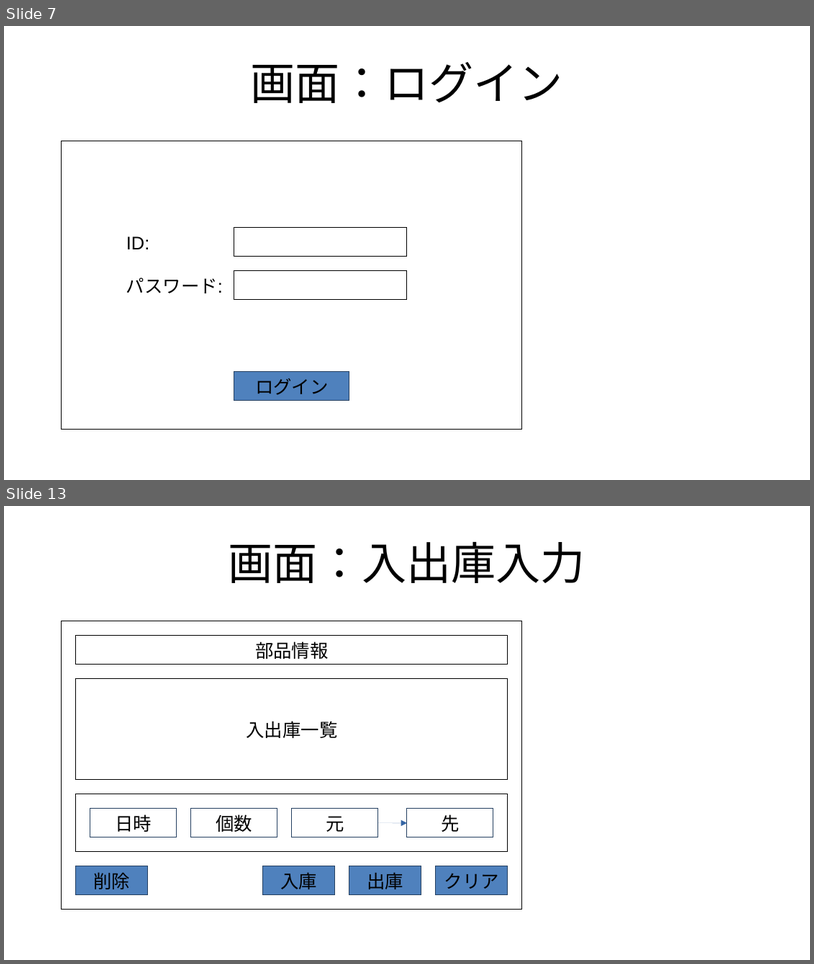
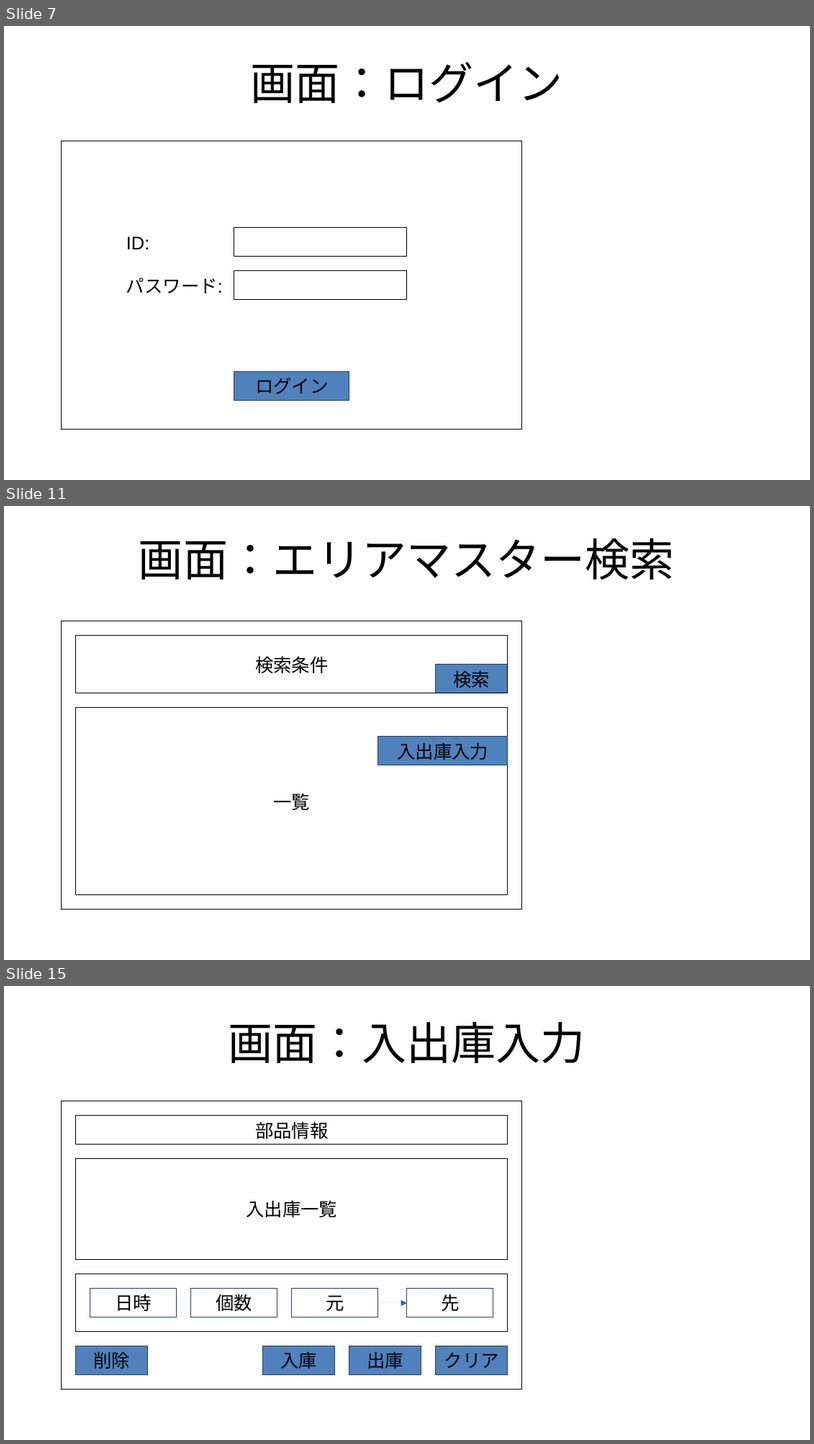
Before and after one commit to roja1988/88_WorkProduct, a slide deck: document/制作物_案.pptx. Shown one above the other, each under a label of ours: slides 7 and 13 before the commit, slides 7, 11 and 15 after it; the slides between them are not shown. The pictures are 814x964 and 814x1444 pixels, drawn with LibreOffice and Linux fonts; fonts in the diff are those of the drawing. Boxes give left, top, right and bottom in pixels: in the first picture for what was removed or moved away, otherwise in the second. Text is boxed around its words. In the diff, an @@ line names an element or a change of style, - is before the commit and + after.

Commit message:
エリアマスター、エリアー検索、ログ検索、メインテンプレート、パスワード変更、在庫一覧、ユーザーマスター、ユーザー検索の各画面を追加。

```diff
--- a/document/制作物_案.pptx
+++ b/document/制作物_案.pptx
@@ slide 11 added at (4, 506, 810, 960), background #FFFFFF @@
@@ title added at (139, 538, 675, 579), 44 pt, text #000000 @@
+画面：エリアマスター検索
@@ rectangle added at (62, 621, 523, 909), outline #000000 0 pt @@
@@ rectangle added at (76, 636, 507, 693), outline #000000 0 pt, 18 pt, text #000000 @@
+検索条件
@@ rectangle added at (437, 665, 508, 693), fill #4F81BD, outline #254061 0 pt, 18 pt, text #000000 @@
+検索
@@ rectangle added at (76, 708, 507, 896), outline #000000 0 pt, 18 pt, text #000000 @@
+一覧
@@ rectangle added at (378, 736, 508, 765), fill #4F81BD, outline #254061 0 pt, 18 pt, text #000000 @@
+入出庫入力
@@ what was slide 13 is now slide 15 @@
```
Also in this commit, not shown: 6 slides changed, 1 other slide added, 10 other files.
